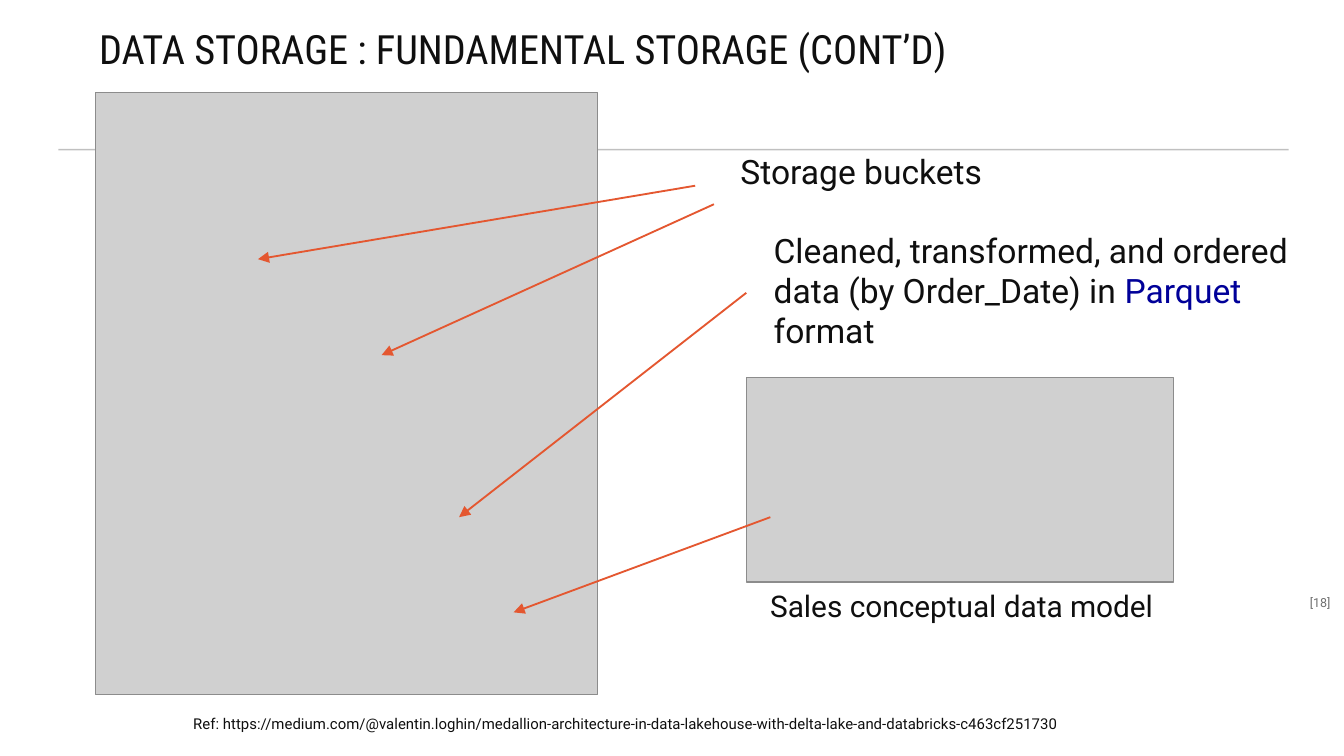
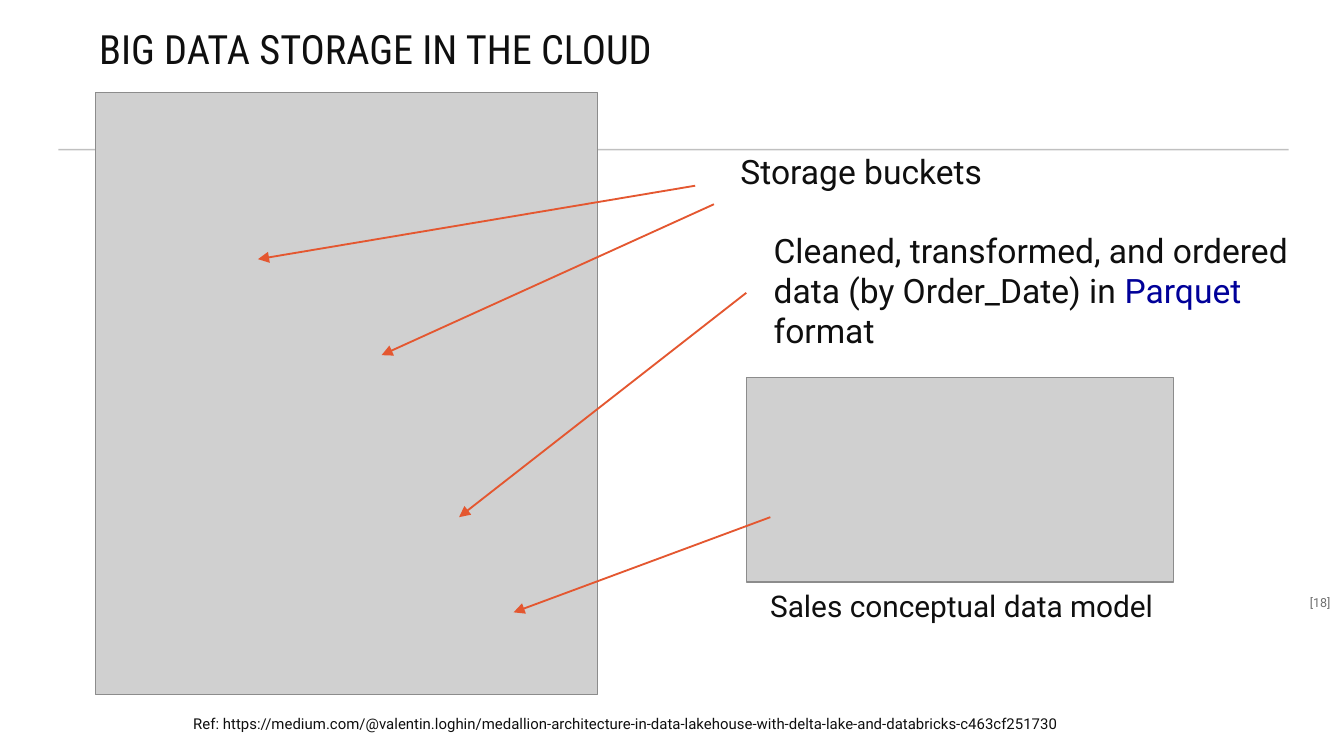
Before and after one commit to maelstromdat/MediTechBigData, a slide deck: slide 18 of 6. Big Data Architecture.pptx. Drawn at 1344x756 pixels with LibreOffice and Linux fonts; fonts in the diff are those of the drawing; grey boxes stand for pictures. Boxes give left, top, right and bottom in pixels: in the first picture for what was removed or moved away, otherwise in the second. Text is boxed around its words. In the diff, an @@ line names an element or a change of style, - is before the commit and + after.

```diff
--- a/6. Big Data Architecture.pptx
+++ b/6. Big Data Architecture.pptx
@@ title at (x1=99, y1=35, x2=652, y2=65): text changed @@
-DATA STORAGE : FUNDAMENTAL STORAGE (CONT’D)
+BIG DATA STORAGE IN THE CLOUD
```
Also in this commit, not shown: 2 other slides changed, 3 slides added.
